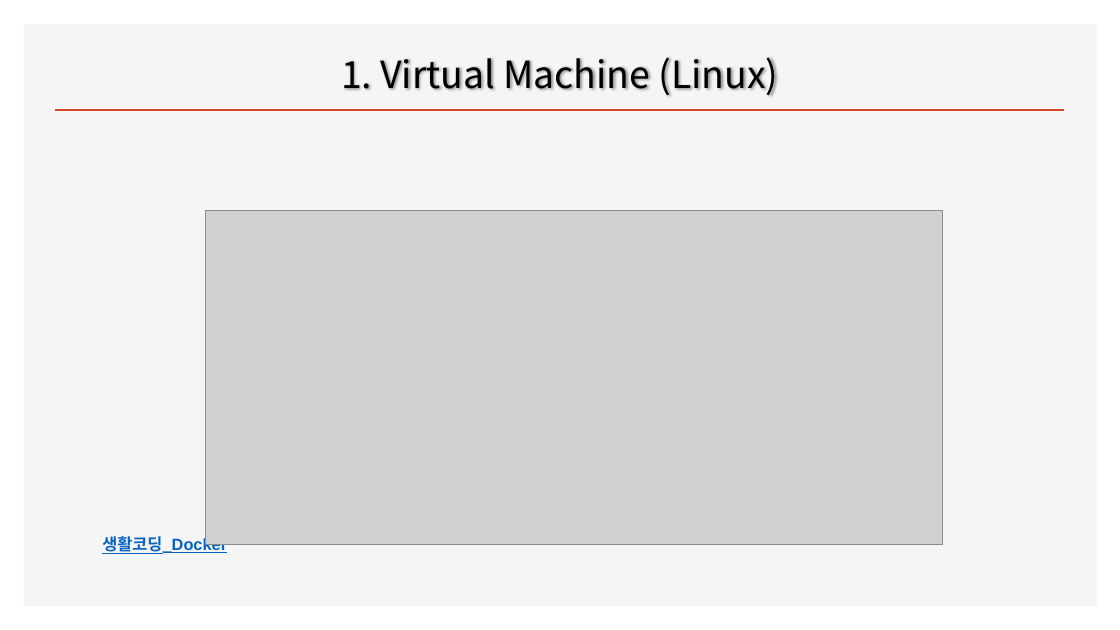
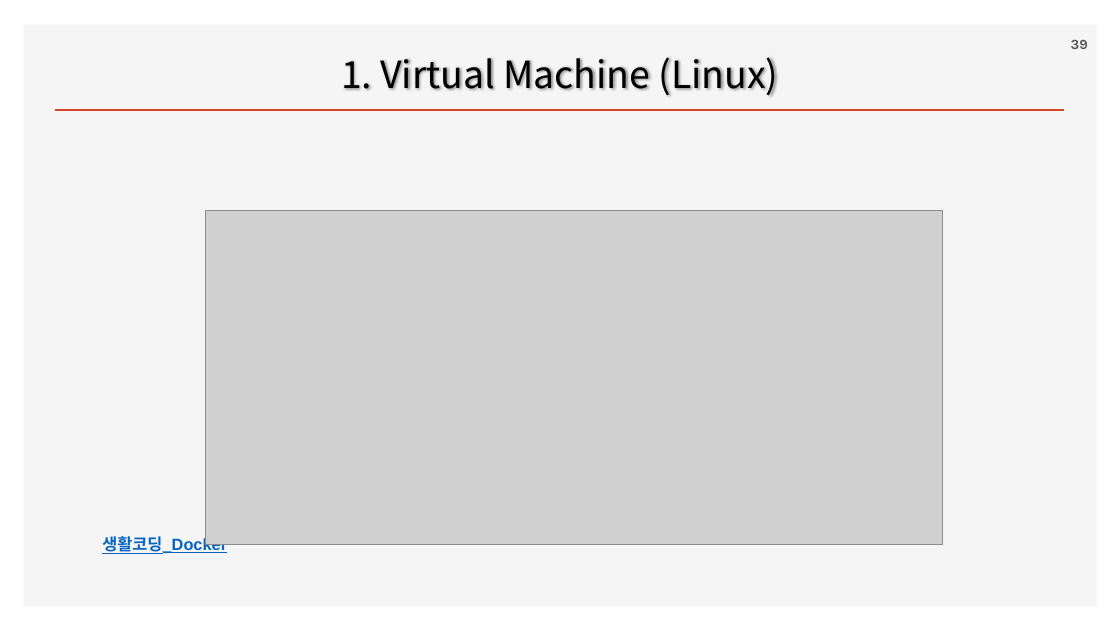
Before and after one commit to ancestor9/2026_Fall_Application-Deployment, a slide deck: slide 39 of App Deployment.pptx. Drawn at 1120x630 pixels with LibreOffice and Linux fonts; fonts in the diff are those of the drawing; grey boxes stand for pictures; background and template pictures are left out. Boxes give left, top, right and bottom in pixels: in the first picture for what was removed or moved away, otherwise in the second. Text is boxed around its words. In the diff, an @@ line names an element or a change of style, - is before the commit and + after.

```diff
--- a/App Deployment.pptx
+++ b/App Deployment.pptx
@@ page number added at (1071, 40, 1088, 49), 12 pt, text #595959, bold @@
+39
```
Also in this commit, not shown: 13 other slides changed, 4 slides removed.
